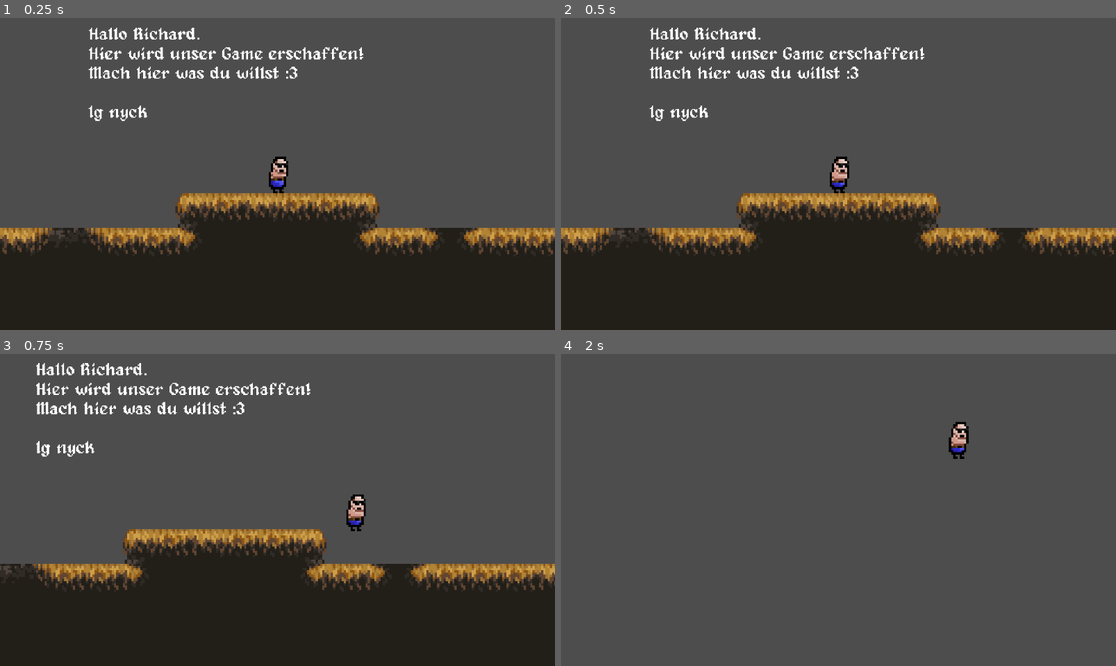
Above: before the commit, frames 1-4 (two rows, left to right).
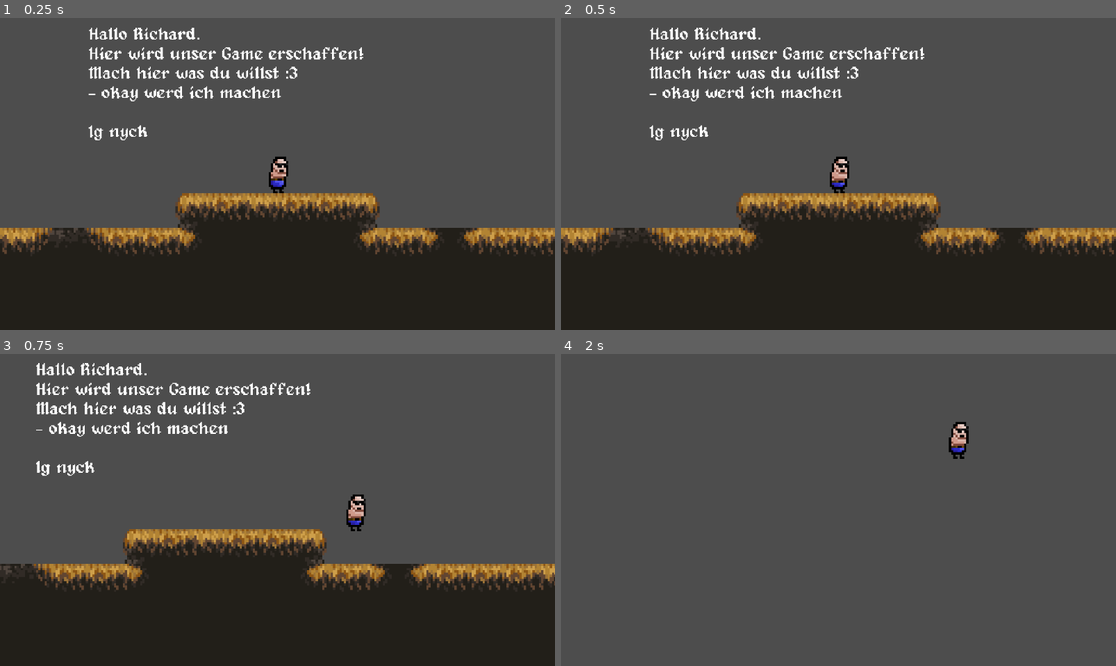
Above: after the commit, the same moments.

Repository: lifetab1977-max/RichardNyck-GithubGame
Game: Godot game, scene res://scenes/game.tscn
The game is run twice, just before and just after one commit, with the same random seed, the same clock (stepped at 60 frames per second) and the same inputs.
Inputs:
- Up to frame 1 (0.25 s): no input
- Up to frame 2 (0.5 s): no input
- Up to frame 3 (0.75 s): hold D (move_right) from 0.53 s (still down)
- Up to frame 4 (2 s): keep holding D (move_right); tap Space (jump) at 0.77, 1.52 s

The runs differ from the first frame. In frame 1, 0.8% of the frame differs, in the area x 15-51%, y 21-40%; in frame 2, 0.8%; in frame 3, 0.9%, in the area x 6-42%, y 21-40%; in frame 4, nothing differs.

Commit message:
test
test

Diff:
--- a/scenes/game.tscn
+++ b/scenes/game.tscn
@@ -778,6 +778,7 @@
 text = "Hallo Richard.
 Hier wird unser Game erschaffen!
 Mach hier was du willst :3
+- okay werd ich machen
 
 lg nyck"
 label_settings = SubResource("LabelSettings_p57ef")
